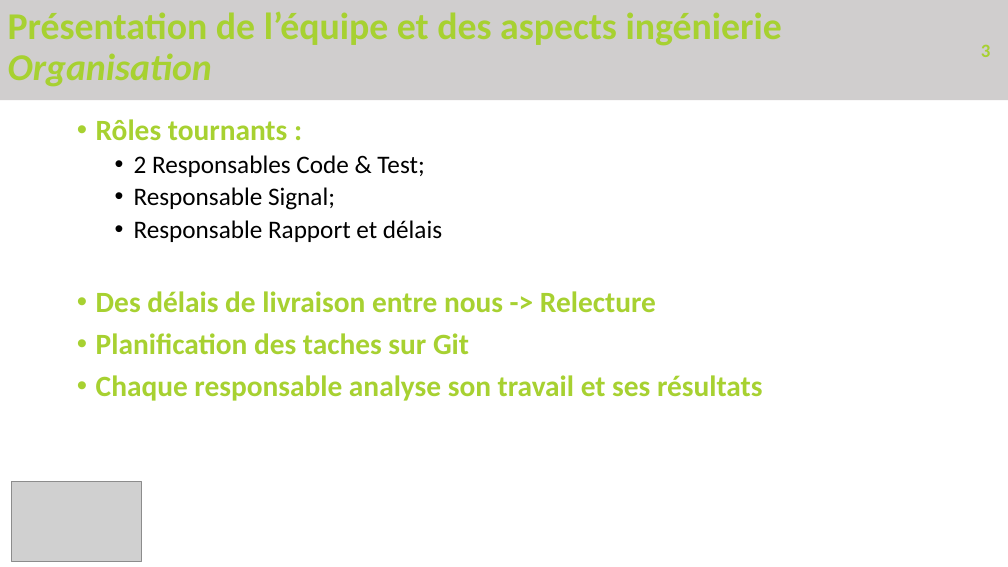
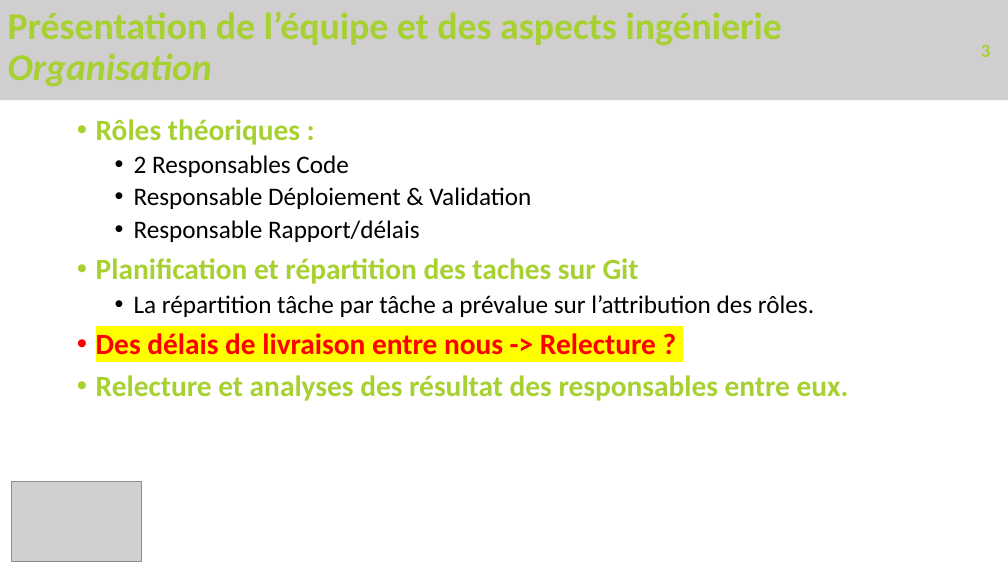
Before and after one commit to PierreDugast/Simulator_2000, a slide deck: slide 3 of Rapport/Présentation.pptx. Drawn at 1008x567 pixels with LibreOffice and Linux fonts; fonts in the diff are those of the drawing; grey boxes stand for pictures. Boxes give left, top, right and bottom in pixels: in the first picture for what was removed or moved away, otherwise in the second. Text is boxed around its words. In the diff, an @@ line names an element or a change of style, - is before the commit and + after.

```diff
--- a/Rapport/Présentation.pptx
+++ b/Rapport/Présentation.pptx
@@ text at (x1=96, y1=119, x2=849, y2=401): text changed; text colour #A7D131 to #000000 @@
-• Rôles tournants :
-  • 2 Responsables Code & Test;
-  • Responsable Signal;
-  • Responsable Rapport et délais
-• Des délais de livraison entre nous -> Relecture
-• Planification des taches sur Git
-• Chaque responsable analyse son travail et ses résultats
+• Rôles théoriques :
+  • 2 Responsables Code
+  • Responsable Déploiement & Validation
+  • Responsable Rapport/délais
+• Planification et répartition des taches sur Git
+  • La répartition tâche par tâche a prévalue sur l’attribution des rôles.
+• Des délais de livraison entre nous -> Relecture ?
+• Relecture et analyses des résultat des responsables entre eux.
```
Also in this commit, not shown: 3 other slides changed, 2 slides added, 14 other files.
